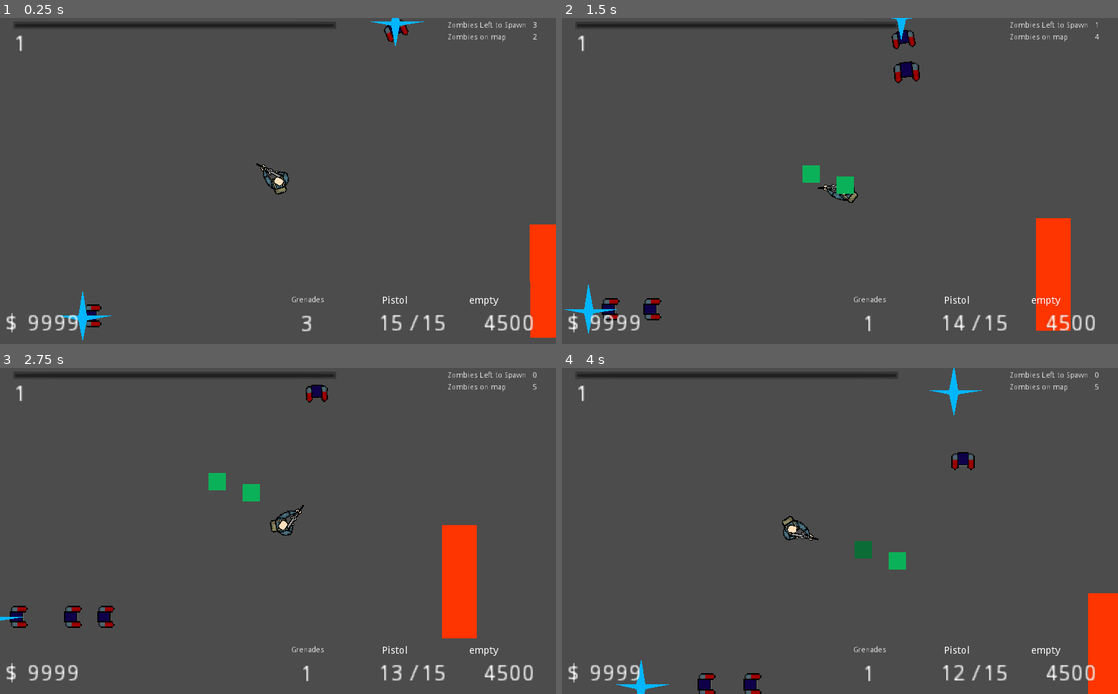
Above: before the commit, frames 1-4 (two rows, left to right).
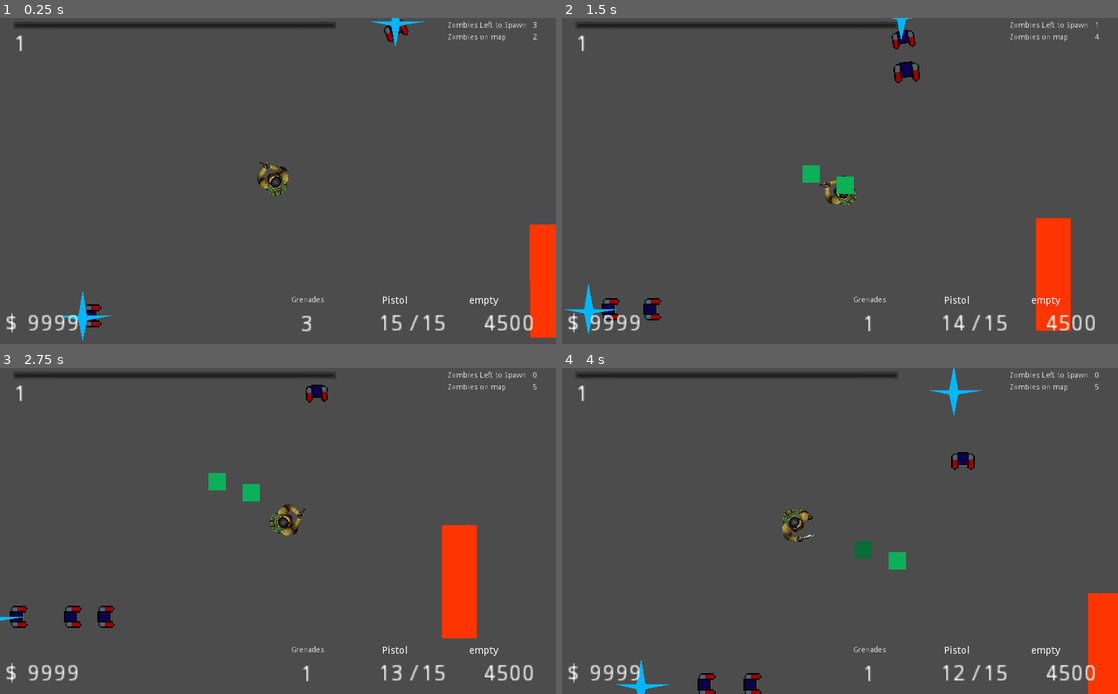
Above: after the commit, the same moments.

Repository: seffa1/ZombieGame
Game: Godot game, scene res://world.tscn
The game is run twice, just before and just after one commit, with the same random seed, the same clock (stepped at 60 frames per second) and the same inputs.
Inputs (mouse positions are in pixels of both pictures, inside the frame that each line leads up to):
- Up to frame 1 (0.25 s): no input
- Up to frame 2 (1.5 s): move the mouse to (962, 164) at 0.52 s; press the mouse at (962, 164) at 0.53 s; hold D (right) 0.53-1.28 s; right-click (962, 164) at 0.8 s; move the mouse to (728, 197) at 1.27 s; release the mouse at (728, 197) at 1.28 s; hold S (down) from 1.28 s (still down); right-click (728, 197) at 1.35 s; click (728, 197) at 1.42 s
- Up to frame 3 (2.75 s): tap F (interact, bound only after the commit) at 1.55 s; move the mouse to (333, 459) at 2.02 s; release S (down) at 2.03 s; hold D (right) from 2.03 s (still down); hold F (interact, bound only after the commit) from 2.03 s (still down); click (333, 459) at 2.17 s; tap E (interact, bound only before the commit) at 2.3 s
- Up to frame 4 (4 s): move the mouse to (812, 596) at 2.77 s; release D (right) at 2.78 s; release F (interact, bound only after the commit) at 2.78 s; hold W (up) 2.78-3.53 s; tap E (interact, bound only before the commit) at 2.85 s; click (812, 596) at 2.92 s; tap Space (melee) at 3.05, 3.6 s; move the mouse to (1006, 579) at 3.52 s; hold A (left) from 3.53 s (still down); hold Shift (run) from 3.53 s (still down); click (1006, 579) at 3.67 s

The runs differ from the first frame. In frame 1, 0.4% of the frame differs, in the area x 46-52%, y 43-55%; in frame 2, 0.3%; in frame 3, 0.4%; in frame 4, 0.4%, in the area x 39-47%, y 43-54%.

Commit message:
added sprite sheets and simplified melee attacks

Diff:
--- a/Player.gd
+++ b/Player.gd
@@ -63,11 +63,72 @@
 var melee_damage = 5
 var chosen_zombie
 
+func _draw():
+	draw_line((grenade_throw_velocity).rotated(-rotation), Vector2(), Color(0,0,0), 1, true)
+
+func _ready():
+	emit_signal("health_change", (float(health) / float(MAX_HEALTH) * 100))
+	emit_signal("money_change", money)
+	emit_signal("grenade_change", grenade_count)
+	gun_slots.append(STARTING_GUN)
+	var gun = STARTING_GUN.instance()
+	single_fire = gun.SINGLE_FIRE
+	current_gun_name = gun.name
+	emit_signal("gun_change", gun.name, "empty")
+	add_child(gun)
+
+# Called every frame. 'delta' is the elapsed time since the previous frame.
+func _physics_process(delta):
+	update()
+
+	find_closest_navigation_node()
+	if can_heal and health < MAX_HEALTH:
+		heal()
+
+	# If we are not in the middle of a melee attack
+	if can_melee:
+		if Input.is_action_just_pressed("melee"):
+			melee()
+
+		if single_fire:
+			if Input.is_action_just_pressed("click"):
+				shoot()
+		else:
+			if Input.is_action_pressed("click"):
+				shoot()
+
+		if Input.is_action_just_pressed("reload"):
+			reload()
+
+		if Input.is_action_pressed("grenade"):
+			charge_grenade()
+
+	if Input.is_action_just_released("grenade"):
+		throw_grenade()
+
+	if Input.is_action_pressed("interact"):
+		if len(interactables) > 0:
+			if interactables[0].has_method("interact"):
+				# All interactions should return the money gained or lost from the interaction
+				interactables[0].interact(self)
+
+	if Input.is_action_just_pressed("switch_weapons"):
+		switch_weapons()
+
+	if Input.is_action_pressed("run"):
+		movement_speed = RUN_SPEED
+	else:
+		movement_speed = WALK_SPEED
+
+
+	velocity = get_input_vector()
+	look_at(get_global_mouse_position())
+	velocity = move_and_slide(velocity.normalized() * movement_speed)
+
 func melee_do_damage():
 	if chosen_zombie != null and is_instance_valid(chosen_zombie):
 		chosen_zombie.take_damage(melee_damage, self)
 	velocity = Vector2.ZERO
-
 
 func melee():
 	if can_melee:
@@ -87,74 +148,8 @@
 
 			$AnimationPlayer.play("melee_hit")
 			$MeleeTimer.start(.5)
-			look_at(chosen_zombie.global_position)
-			velocity = (chosen_zombie.global_position - global_position)
-
-func _draw():
-	draw_line((grenade_throw_velocity).rotated(-rotation), Vector2(), Color(0,0,0), 1, true)
-
-
-func _ready():
-	emit_signal("health_change", (float(health) / float(MAX_HEALTH) * 100))
-	emit_signal("money_change", money)
-	emit_signal("grenade_change", grenade_count)
-	gun_slots.append(STARTING_GUN)
-	var gun = STARTING_GUN.instance()
-	single_fire = gun.SINGLE_FIRE
-	current_gun_name = gun.name
-	emit_signal("gun_change", gun.name, "empty")
-	add_child(gun)
-
-# Called every frame. 'delta' is the elapsed time since the previous frame.
-func _physics_process(delta):
-	update()
-
-	find_closest_navigation_node()
-	if can_heal and health < MAX_HEALTH:
-		heal()
-
-	# If we are not in the middle of a melee attack
-	if can_melee:
-		if Input.is_action_just_pressed("melee"):
-			melee()
-
-		if single_fire:
-			if Input.is_action_just_pressed("click"):
-				shoot()
-		else:
-			if Input.is_action_pressed("click"):
-				shoot()
-
-		if Input.is_action_just_pressed("reload"):
-			reload()
-
-		if Input.is_action_pressed("grenade"):
-			charge_grenade()
-
-	if Input.is_action_just_released("grenade"):
-		throw_grenade()
-
-
-
-	if Input.is_action_pressed("interact"):
-		if len(interactables) > 0:
-			if interactables[0].has_method("interact"):
-				# All interactions should return the money gained or lost from the interaction
-				interactables[0].interact(self)
-
-	if Input.is_action_just_pressed("switch_weapons"):
-		switch_weapons()
-
-	if Input.is_action_pressed("run"):
-		movement_speed = RUN_SPEED
-	else:
-		movement_speed = WALK_SPEED
-
-	# If we are lunging from a melee attack hit, then move around
-	if not melee_lunge:
-		velocity = get_input_vector()
-		look_at(get_global_mouse_position())
-	velocity = move_and_slide(velocity.normalized() * movement_speed)
+#			look_at(chosen_zombie.global_position)
+#			velocity = (chosen_zombie.global_position - global_position)
 
 func charge_grenade():
 	# On the first call, we create the grenade and attach it to ourselves
@@ -185,7 +180,6 @@
 		# Do we actually need this?
 		grenade_throw_velocity = (get_global_mouse_position() - global_position)
 
-
 func throw_grenade():
 	# Launch the grenade in the given direction
 
@@ -215,7 +209,10 @@
 func shoot():
 	for _node in get_children():
 		if _node.get_filename() == current_gun.get_path():
-			_node.shoot()
+			var gun = _node
+			if gun.clip_count > 0:
+				gun.shoot()
+
 
 func equip_gun(_gun: PackedScene):
 	"""
--- a/Player.tscn
+++ b/Player.tscn
@@ -1,7 +1,8 @@
-[gd_scene load_steps=11 format=2]
-
-[ext_resource path="res://player.png" type="Texture" id=1]
+[gd_scene load_steps=14 format=2]
+
+[ext_resource path="res://assets/melee/melee_spriteSheet.png" type="Texture" id=1]
 [ext_resource path="res://Player.gd" type="Script" id=2]
+[ext_resource path="res://assets/Idle_gun/Idle_gun_000.png" type="Texture" id=4]
 
 [sub_resource type="CircleShape2D" id=1]
 radius = 32.0
@@ -57,88 +58,186 @@
 "times": PoolRealArray( 0 ),
 "transitions": PoolRealArray( 1 ),
 "update": 0,
-"values": [ -1.86026 ]
+"values": [ -90.0 ]
+}
+tracks/4/type = "value"
+tracks/4/path = NodePath("Sprite:texture")
+tracks/4/interp = 1
+tracks/4/loop_wrap = true
+tracks/4/imported = false
+tracks/4/enabled = true
+tracks/4/keys = {
+"times": PoolRealArray( 0 ),
+"transitions": PoolRealArray( 1 ),
+"update": 0,
+"values": [ ExtResource( 4 ) ]
+}
+tracks/5/type = "value"
+tracks/5/path = NodePath("Sprite:frame")
+tracks/5/interp = 1
+tracks/5/loop_wrap = true
+tracks/5/imported = false
+tracks/5/enabled = true
+tracks/5/keys = {
+"times": PoolRealArray( 0 ),
+"transitions": PoolRealArray( 1 ),
+"update": 0,
+"values": [ 0 ]
+}
+tracks/6/type = "value"
+tracks/6/path = NodePath("Sprite:hframes")
+tracks/6/interp = 1
+tracks/6/loop_wrap = true
+tracks/6/imported = false
+tracks/6/enabled = true
+tracks/6/keys = {
+"times": PoolRealArray( 0 ),
+"transitions": PoolRealArray( 1 ),
+"update": 1,
+"values": [ 1 ]
+}
+tracks/7/type = "value"
+tracks/7/path = NodePath("Sprite:vframes")
+tracks/7/interp = 1
+tracks/7/loop_wrap = true
+tracks/7/imported = false
+tracks/7/enabled = true
+tracks/7/keys = {
+"times": PoolRealArray( 0 ),
+"transitions": PoolRealArray( 1 ),
+"update": 1,
+"values": [ 1 ]
 }
 
 [sub_resource type="Animation" id=8]
 resource_name = "melee_hit"
-length = 0.5
-tracks/0/type = "value"
-tracks/0/path = NodePath("Sprite:position")
+length = 0.33
+step = 0.047
+tracks/0/type = "method"
+tracks/0/path = NodePath(".")
 tracks/0/interp = 1
 tracks/0/loop_wrap = true
 tracks/0/imported = false
 tracks/0/enabled = true
 tracks/0/keys = {
-"times": PoolRealArray( 0, 0.1, 0.2, 0.4, 0.5 ),
-"transitions": PoolRealArray( 1, 1, 1, 1, 1 ),
-"update": 0,
-"values": [ Vector2( 24, 0 ), Vector2( 24, -16 ), Vector2( 40, -16 ), Vector2( 40, -16 ), Vector2( 24, 0 ) ]
+"times": PoolRealArray( 0.094 ),
+"transitions": PoolRealArray( 1 ),
+"values": [ {
+"args": [  ],
+"method": "melee_do_damage"
+} ]
 }
 tracks/1/type = "value"
-tracks/1/path = NodePath("Sprite:rotation_degrees")
+tracks/1/path = NodePath("Sprite:texture")
 tracks/1/interp = 1
 tracks/1/loop_wrap = true
 tracks/1/imported = false
 tracks/1/enabled = true
 tracks/1/keys = {
-"times": PoolRealArray( 0, 0.1, 0.2, 0.4, 0.5 ),
-"transitions": PoolRealArray( 1, 1, 1, 1, 1 ),
-"update": 0,
-"values": [ -1.86026, -32.3, -6.99147, -6.99147, -1.86026 ]
-}
-tracks/2/type = "method"
-tracks/2/path = NodePath(".")
+"times": PoolRealArray( 0 ),
+"transitions": PoolRealArray( 1 ),
+"update": 1,
+"values": [ ExtResource( 1 ) ]
+}
+tracks/2/type = "value"
+tracks/2/path = NodePath("Sprite:hframes")
 tracks/2/interp = 1
 tracks/2/loop_wrap = true
 tracks/2/imported = false
 tracks/2/enabled = true
 tracks/2/keys = {
-"times": PoolRealArray( 0.2 ),
-"transitions": PoolRealArray( 1 ),
-"values": [ {
-"args": [  ],
-"method": "melee_do_damage"
-} ]
+"times": PoolRealArray( 0 ),
+"transitions": PoolRealArray( 1 ),
+"update": 1,
+"values": [ 8 ]
+}
+tracks/3/type = "value"
+tracks/3/path = NodePath("Sprite:vframes")
+tracks/3/interp = 1
+tracks/3/loop_wrap = true
+tracks/3/imported = false
+tracks/3/enabled = true
+tracks/3/keys = {
+"times": PoolRealArray( 0 ),
+"transitions": PoolRealArray( 1 ),
+"update": 1,
+"values": [ 1 ]
+}
+tracks/4/type = "value"
+tracks/4/path = NodePath("Sprite:frame")
+tracks/4/interp = 1
+tracks/4/loop_wrap = true
+tracks/4/imported = false
+tracks/4/enabled = true
+tracks/4/keys = {
+"times": PoolRealArray( 0, 0.047, 0.094, 0.141, 0.188, 0.235, 0.282, 0.329 ),
+"transitions": PoolRealArray( 1, 1, 1, 1, 1, 1, 1, 1 ),
+"update": 1,
+"values": [ 0, 1, 2, 3, 4, 5, 6, 7 ]
 }
 
 [sub_resource type="Animation" id=7]
 resource_name = "melee_miss"
-length = 0.3
-tracks/0/type = "value"
-tracks/0/path = NodePath("Sprite:position")
+length = 0.33
+step = 0.047
+tracks/0/type = "method"
+tracks/0/path = NodePath(".")
 tracks/0/interp = 1
 tracks/0/loop_wrap = true
 tracks/0/imported = false
 tracks/0/enabled = true
 tracks/0/keys = {
-"times": PoolRealArray( 0, 0.1, 0.2, 0.3 ),
-"transitions": PoolRealArray( 1, 1, 1, 1 ),
-"update": 0,
-"values": [ Vector2( 24, 0 ), Vector2( 24, -16 ), Vector2( 40, -16 ), Vector2( 24, 0 ) ]
+"times": PoolRealArray(  ),
+"transitions": PoolRealArray(  ),
+"values": [  ]
 }
 tracks/1/type = "value"
-tracks/1/path = NodePath("Sprite:rotation_degrees")
+tracks/1/path = NodePath("Sprite:texture")
 tracks/1/interp = 1
 tracks/1/loop_wrap = true
 tracks/1/imported = false
 tracks/1/enabled = true
 tracks/1/keys = {
-"times": PoolRealArray( 0, 0.1, 0.2, 0.3 ),
-"transitions": PoolRealArray( 1, 1, 1, 1 ),
-"update": 0,
-"values": [ -1.86026, -32.3, -6.99147, -1.86026 ]
-}
-tracks/2/type = "method"
-tracks/2/path = NodePath(".")
+"times": PoolRealArray( 0 ),
+"transitions": PoolRealArray( 1 ),
+"update": 1,
+"values": [ ExtResource( 1 ) ]
+}
+tracks/2/type = "value"
+tracks/2/path = NodePath("Sprite:frame")
 tracks/2/interp = 1
 tracks/2/loop_wrap = true
 tracks/2/imported = false
 tracks/2/enabled = true
 tracks/2/keys = {
-"times": PoolRealArray(  ),
-"transitions": PoolRealArray(  ),
-"values": [  ]
+"times": PoolRealArray( 0, 0.047, 0.094, 0.141, 0.188, 0.235, 0.282, 0.329 ),
+"transitions": PoolRealArray( 1, 1, 1, 1, 1, 1, 1, 1 ),
+"update": 1,
+"values": [ 0, 1, 2, 3, 4, 5, 6, 7 ]
+}
+tracks/3/type = "value"
+tracks/3/path = NodePath("Sprite:hframes")
+tracks/3/interp = 1
+tracks/3/loop_wrap = true
+tracks/3/imported = false
+tracks/3/enabled = true
+tracks/3/keys = {
+"times": PoolRealArray( 0 ),
+"transitions": PoolRealArray( 1 ),
+"update": 1,
+"values": [ 8 ]
+}
+tracks/4/type = "value"
+tracks/4/path = NodePath("Sprite:rotation_degrees")
+tracks/4/interp = 1
+tracks/4/loop_wrap = true
+tracks/4/imported = false
+tracks/4/enabled = true
+tracks/4/keys = {
+"times": PoolRealArray( 0, 0.329 ),
+"transitions": PoolRealArray( 1, 1 ),
+"update": 0,
+"values": [ -90.0, -90.0 ]
 }
 
 [sub_resource type="Animation" id=4]
@@ -160,7 +259,11 @@
 radius = 84.0
 
 [sub_resource type="RectangleShape2D" id=6]
-extents = Vector2( 100, 45 )
+extents = Vector2( 64, 80 )
+
+[sub_resource type="AnimationNodeStateMachine" id=10]
+
+[sub_resource type="AnimationNodeStateMachinePlayback" id=11]
 
 [node name="Player" type="KinematicBody2D"]
 collision_layer = 4
@@ -169,9 +272,9 @@
 
 [node name="Sprite" type="Sprite" parent="."]
 position = Vector2( 24, 0 )
-rotation = -0.0324677
+rotation = -1.5708
 scale = Vector2( 0.33625, 0.33625 )
-texture = ExtResource( 1 )
+texture = ExtResource( 4 )
 
 [node name="CollisionShape2D" type="CollisionShape2D" parent="."]
 shape = SubResource( 1 )
@@ -211,10 +314,15 @@
 collision_layer = 0
 
 [node name="CollisionShape2D" type="CollisionShape2D" parent="MeleeDetector"]
-position = Vector2( 100, 0 )
+position = Vector2( 64, 0 )
 shape = SubResource( 6 )
 
 [node name="MeleeTimer" type="Timer" parent="."]
+
+[node name="AnimationTree" type="AnimationTree" parent="."]
+tree_root = SubResource( 10 )
+anim_player = NodePath("../AnimationPlayer")
+parameters/playback = SubResource( 11 )
 
 [connection signal="area_entered" from="RoomDetector" to="." method="_on_RoomDetector_area_entered"]
 [connection signal="area_exited" from="RoomDetector" to="." method="_on_RoomDetector_area_exited"]
--- a/project.godot
+++ b/project.godot
@@ -62,7 +62,7 @@
 }
 interact={
 "deadzone": 0.5,
-"events": [ Object(InputEventKey,"resource_local_to_scene":false,"resource_name":"","device":0,"alt":false,"shift":false,"control":false,"meta":false,"command":false,"pressed":false,"scancode":0,"physical_scancode":69,"unicode":0,"echo":false,"script":null)
+"events": [ Object(InputEventKey,"resource_local_to_scene":false,"resource_name":"","device":0,"alt":false,"shift":false,"control":false,"meta":false,"command":false,"pressed":false,"scancode":0,"physical_scancode":70,"unicode":0,"echo":false,"script":null)
  ]
 }
 switch_weapons={
@@ -76,6 +76,7 @@
 grenade={
 "deadzone": 0.5,
 "events": [ Object(InputEventMouseButton,"resource_local_to_scene":false,"resource_name":"","device":0,"alt":false,"shi …(212 unchanged characters)…
+, Object(InputEventKey,"resource_local_to_scene":false,"resource_name":"","device":0,"alt":false,"shift":false,"control":false,"meta":false,"command":false,"pressed":false,"scancode":0,"physical_scancode":71,"unicode":0,"echo":false,"script":null)
  ]
 }
 melee={
--- a/world.tscn
+++ b/world.tscn
@@ -18,8 +18,12 @@
 [ext_resource path="res://Door.tscn" type="PackedScene" id=16]
 [ext_resource path="res://Grenade.tscn" type="PackedScene" id=17]
 
+[sub_resource type="AnimationNodeStateMachinePlayback" id=3]
+
 [sub_resource type="RectangleShape2D" id=1]
 extents = Vector2( 992, 736 )
+
+[sub_resource type="TileSet" id=2]
 
 [node name="World" type="Node2D"]
 script = ExtResource( 6 )
@@ -35,6 +39,12 @@
 money = 9999
 grenade_count = 2
 
+[node name="AnimatedSprite" parent="ZombieManager/Player" index="0"]
+frame = 1
+
+[node name="AnimationTree" parent="ZombieManager/Player" index="10"]
+parameters/playback = SubResource( 3 )
+
 [node name="Walls" type="Node" parent="."]
 
 [node name="StaticBody2D8" type="StaticBody2D" parent="Walls"]
@@ -223,6 +233,12 @@
 rotation = 1.57079
 cost = 10
 
+[node name="Background" type="Node2D" parent="."]
+
+[node name="ground" type="TileMap" parent="Background"]
+tile_set = SubResource( 2 )
+format = 1
+
 [connection signal="grenade_change" from="ZombieManager/Player" to="HUD" method="_on_Player_grenade_change"]
 [connection signal="gun_change" from="ZombieManager/Player" to="HUD" method="_on_Player_gun_change"]
 [connection signal="health_change" from="ZombieManager/Player" to="HUD" method="_on_Player_health_change"]
Not shown, added: Tililist_tiles.png.import
Binary file added: assets/Idle_gun/Idle_gun_000.png
Not shown, added: assets/Idle_gun/Idle_gun_000.png.import
Binary file added: assets/Idle_gun/Idle_gun_001.png
Not shown, added: assets/Idle_gun/Idle_gun_001.png.import
Binary file added: assets/Idle_gun/Idle_gun_002.png
Not shown, added: assets/Idle_gun/Idle_gun_002.png.import
Binary file added: assets/Idle_gun/Idle_gun_003.png
Not shown, added: assets/Idle_gun/Idle_gun_003.png.import
Binary file added: assets/Idle_gun/Idle_gun_004.png
Not shown, added: assets/Idle_gun/Idle_gun_004.png.import
Binary file added: assets/Idle_gun/Idle_gun_005.png
(and 62 more such lines)
